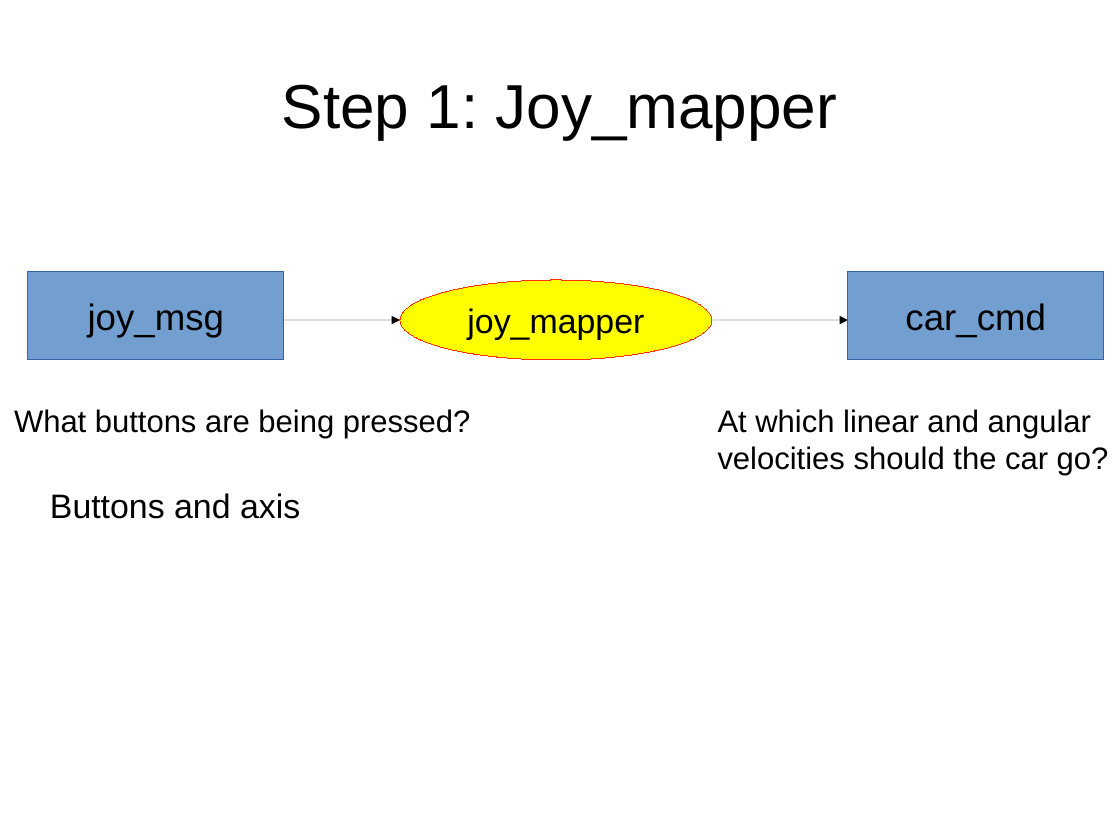
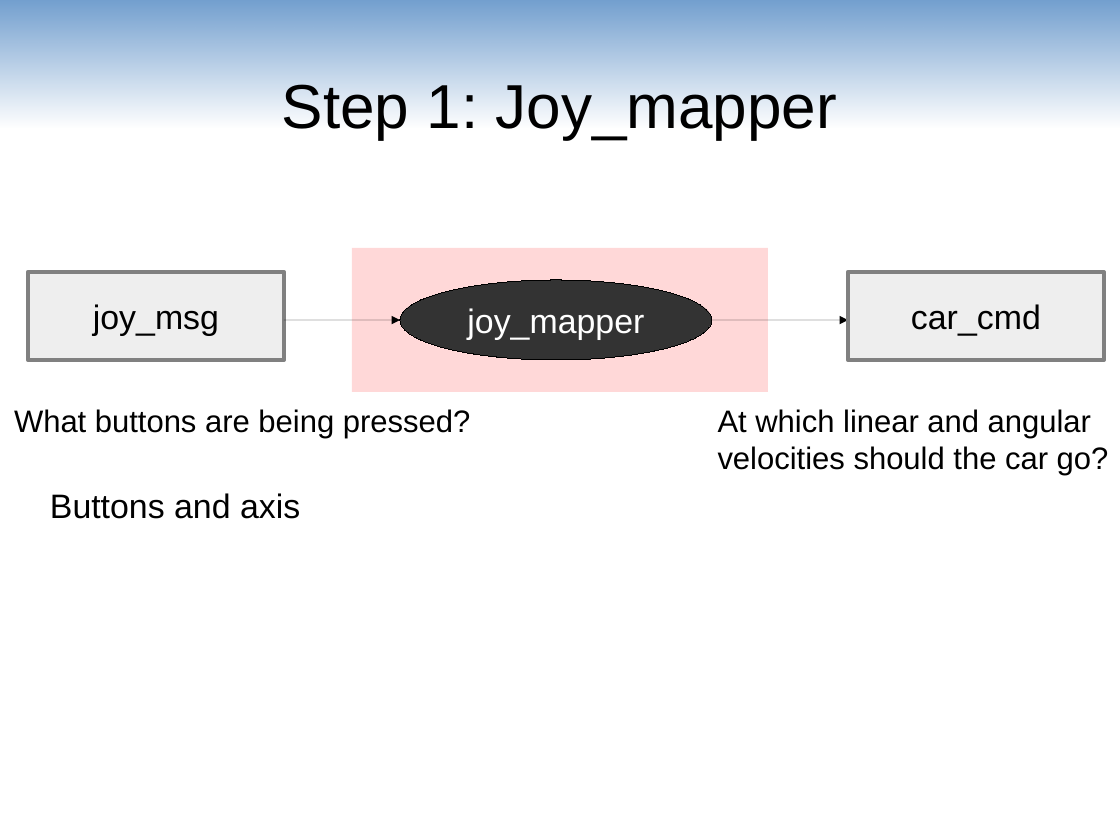
Before and after one commit to maivincent/MISE_presentations, a slide deck: slide 5 of step1_joystick_drive.odp (slide 2 before the commit). Drawn at 1120x840 pixels with LibreOffice and Linux fonts; fonts in the diff are those of the drawing. Boxes give left, top, right and bottom in pixels: in the first picture for what was removed or moved away, otherwise in the second. Text is boxed around its words. In the diff, an @@ line names an element or a change of style, - is before the commit and + after.

```diff
--- a/step1_joystick_drive.odp
+++ b/step1_joystick_drive.odp
@@ rectangle added at (x1=0, y1=0, x2=1120, y2=128), fill gradient #729FCF @@
@@ rectangle added at (x1=352, y1=248, x2=767, y2=392), fill #FF6666 at 25% opacity @@
@@ rectangle "joy_msg" at (x1=28, y1=272, x2=285, y2=361): size 26 to 24 pt; fill #729FCF to #EEEEEE; outline #3465A4 0 pt to #808080 3 pt @@
@@ ellipse "joy_mapper" at (x1=400, y1=281, x2=712, y2=361): text colour #000000 to #FFFFFF; fill #FFFF00 to #333333; outline #FF3300 0 pt to #000000 0 pt @@
@@ rectangle "car_cmd" at (x1=849, y1=272, x2=1105, y2=361): size 26 to 24 pt; fill #729FCF to #EEEEEE; outline #3465A4 0 pt to #808080 3 pt @@
```
Also in this commit, not shown: 12 other slides changed, 5 slides added.
